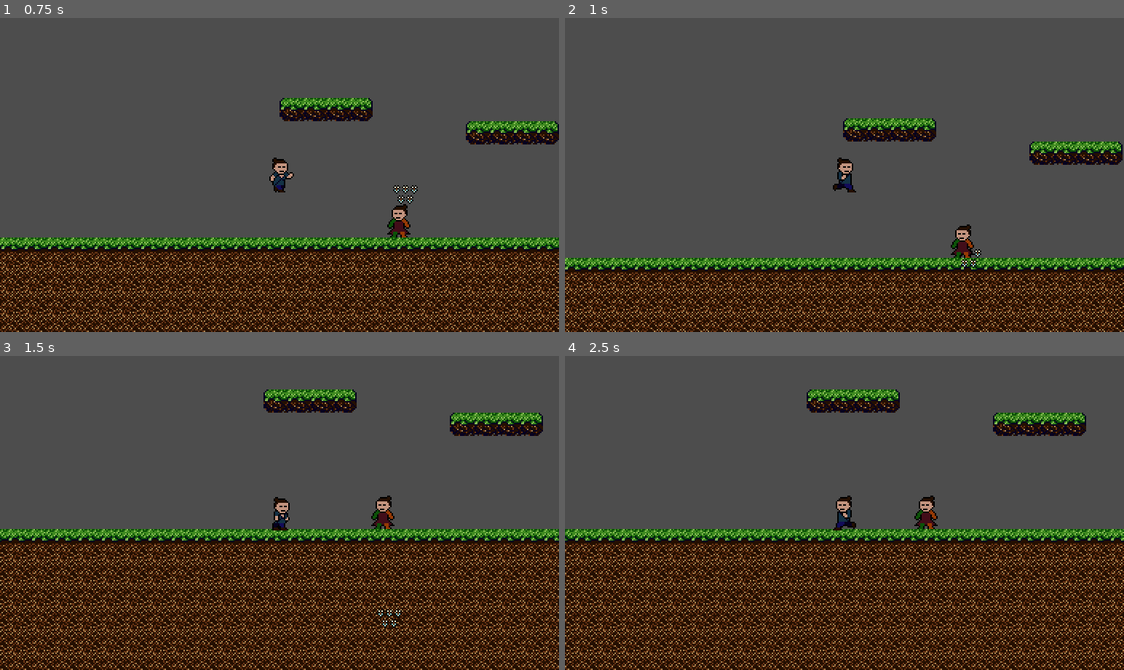
Above: before the commit, frames 1-4 (two rows, left to right).
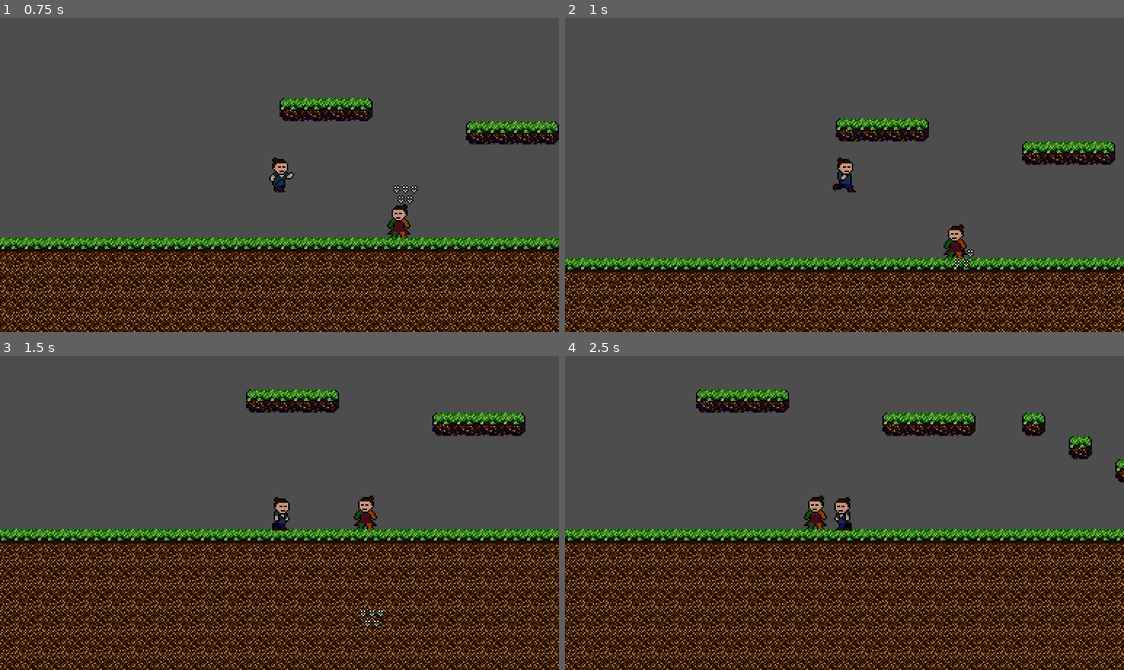
Above: after the commit, the same moments.

Repository: MichalPekalski89012/Katana-edge
Game: Godot game, scene res://game_level.tscn
The game is run twice, just before and just after one commit, with the same random seed, the same clock (stepped at 60 frames per second) and the same inputs.
Inputs:
- Up to frame 1 (0.75 s): hold D (right) from 0.53 s (still down); tap W (jump) at 0.6 s
- Up to frame 2 (1 s): keep holding D (right); tap W (jump) at 0.77 s
- Up to frame 3 (1.5 s): keep holding D (right); tap W (jump) at 1.07 s; tap Space (attack) at 1.35 s
- Up to frame 4 (2.5 s): tap W (jump) at 1.52, 1.55, 1.82, 2.1 s; release D (right) at 2.03 s; hold A (left) from 2.03 s (still down)

Frame 1 is identical in both runs. In frame 2, 15% of the frame differs, in the area x 0-100%, y 31-100%; in frame 3, 29%; in frame 4, 32%, in the area x 0-100%, y 10-100%.

Commit message:
hurtbox gracza w zaleznosci od stanu + naprawa coyote jump

Diff:
--- a/Enemies/enemyVariant/enemy.tscn
+++ b/Enemies/enemyVariant/enemy.tscn
@@ -17,6 +17,21 @@
 [sub_resource type="CircleShape2D" id="CircleShape2D_quwns"]
 radius = 36.0139
 
+[sub_resource type="Animation" id="Animation_7ff5k"]
+length = 0.001
+tracks/0/type = "value"
+tracks/0/imported = false
+tracks/0/enabled = true
+tracks/0/path = NodePath("EnemyHitbox/CollisionShape2D:disabled")
+tracks/0/interp = 1
+tracks/0/loop_wrap = true
+tracks/0/keys = {
+"times": PackedFloat32Array(0),
+"transitions": PackedFloat32Array(1),
+"update": 1,
+"values": [false]
+}
+
 [sub_resource type="Animation" id="Animation_lsxjw"]
 resource_name = "attack"
 tracks/0/type = "value"
@@ -30,21 +45,6 @@
 "transitions": PackedFloat32Array(1, 1),
 "update": 1,
 "values": [false, true]
-}
-
-[sub_resource type="Animation" id="Animation_7ff5k"]
-length = 0.001
-tracks/0/type = "value"
-tracks/0/imported = false
-tracks/0/enabled = true
-tracks/0/path = NodePath("EnemyHitbox/CollisionShape2D:disabled")
-tracks/0/interp = 1
-tracks/0/loop_wrap = true
-tracks/0/keys = {
-"times": PackedFloat32Array(0),
-"transitions": PackedFloat32Array(1),
-"update": 1,
-"values": [false]
 }
 
 [sub_resource type="AnimationLibrary" id="AnimationLibrary_03b25"]
--- a/Player/player.gd
+++ b/Player/player.gd
@@ -15,6 +15,7 @@
 @onready var coyote_jump_timer = $CoyoteJumpTimer
 @onready var jump_slide_timer = $JumpSlideTimer
 @onready var animation_player = $AnimationPlayer
+@onready var hurtbox = $Hurtbox
 
 var gravity = ProjectSettings.get_setting("physics/2d/default_gravity")
 var direction = 0
@@ -26,13 +27,13 @@
 	RUN,
 	CLIMB,
 	SLIDE,
+	JUMP,
 	JUMPSLIDE
 }
 
 var move_state = RUN
 
 func _physics_process(delta):
-#	print("Velocity.x:",velocity.x)
 	attack()
 	apply_gravity(delta)
 	direction = Input.get_axis("left", "right")
@@ -41,11 +42,22 @@
 		RUN: run_state(direction,delta)
 		CLIMB: climb_state()
 		SLIDE: slide_state(delta)
+		JUMP: jump_state(delta)
 		JUMPSLIDE: jump_slide_state(direction,delta)
 
 func run_state(direction,delta):
-	jumping()
-	air_resistance(delta)
+	hurtbox.collision_layer = 2048
+	hurtbox.collision_mask = 16384
+
+	if just_left_edge:
+		coyote_jump_timer.start()
+
+	if Input.is_action_just_pressed("jump"):
+		if is_on_floor() or coyote_jump_timer.time_left > 0.0:
+			velocity.y = jump_velocity
+			velocity.x = velocity.x
+			move_state = JUMP
+
 	if Input.is_action_pressed("down") and is_on_floor() and not just_slided:
 		jump_slide_timer.start()
 		move_state = SLIDE
@@ -70,6 +82,8 @@
 	pass
 
 func slide_state(delta):
+	hurtbox.collision_layer = 1024
+	hurtbox.collision_mask = 8192
 	print("sliduje!!!")
 	velocity.x = move_toward(velocity.x, 0, slide_friction * delta)
 
@@ -85,6 +99,8 @@
 	move_and_slide()
 
 func jump_slide_state(direction,delta):
+	hurtbox.collision_layer = 4096
+	hurtbox.collision_mask = 32768
 	print("JUMP sliduje!!!")
 	if not is_on_floor():
 		apply_gravity(delta)
@@ -99,12 +115,13 @@
 	if not is_on_floor():
 		velocity.x = move_toward(velocity.x, 0, air_resistance_value * delta)
 
-func jumping():
-	if just_left_edge:
-		coyote_jump_timer.start()
-	if is_on_floor() or coyote_jump_timer.time_left > 0.0:
-		if Input.is_action_just_pressed("jump"):
-			velocity.y = jump_velocity
+func jump_state(delta):
+	hurtbox.collision_layer = 4096
+	hurtbox.collision_mask = 32768
+	if is_on_floor():
+		move_state = RUN
+
+	move_and_slide()
 
 func apply_gravity(delta):
 	if not is_on_floor():
--- a/Player/player.tscn
+++ b/Player/player.tscn
@@ -238,10 +238,12 @@
 }
 
 [node name="Hurtbox" type="Area2D" parent="."]
+collision_layer = 2048
+collision_mask = 256
 
 [node name="CollisionShape2D" type="CollisionShape2D" parent="Hurtbox"]
 shape = SubResource("CapsuleShape2D_g65dv")
-debug_color = Color(1, 0, 0.435294, 0.419608)
+debug_color = Color(0, 0.917647, 0.556863, 0.419608)
 
 [node name="Hitbox" type="Area2D" parent="."]
 position = Vector2(19, 0)
--- a/project.godot
+++ b/project.godot
@@ -71,6 +71,9 @@
 2d_physics/layer_11="Player_low_hurtbox"
 2d_physics/layer_12="Player_mid_hurtbox"
 2d_physics/layer_13="Player_high_hurtbox"
+2d_physics/layer_14="Enemy_low_hitbox"
+2d_physics/layer_15="Enemy_mid_hitbox"
+2d_physics/layer_16="Enemy_high_hitbox"
 
 [rendering]
 
